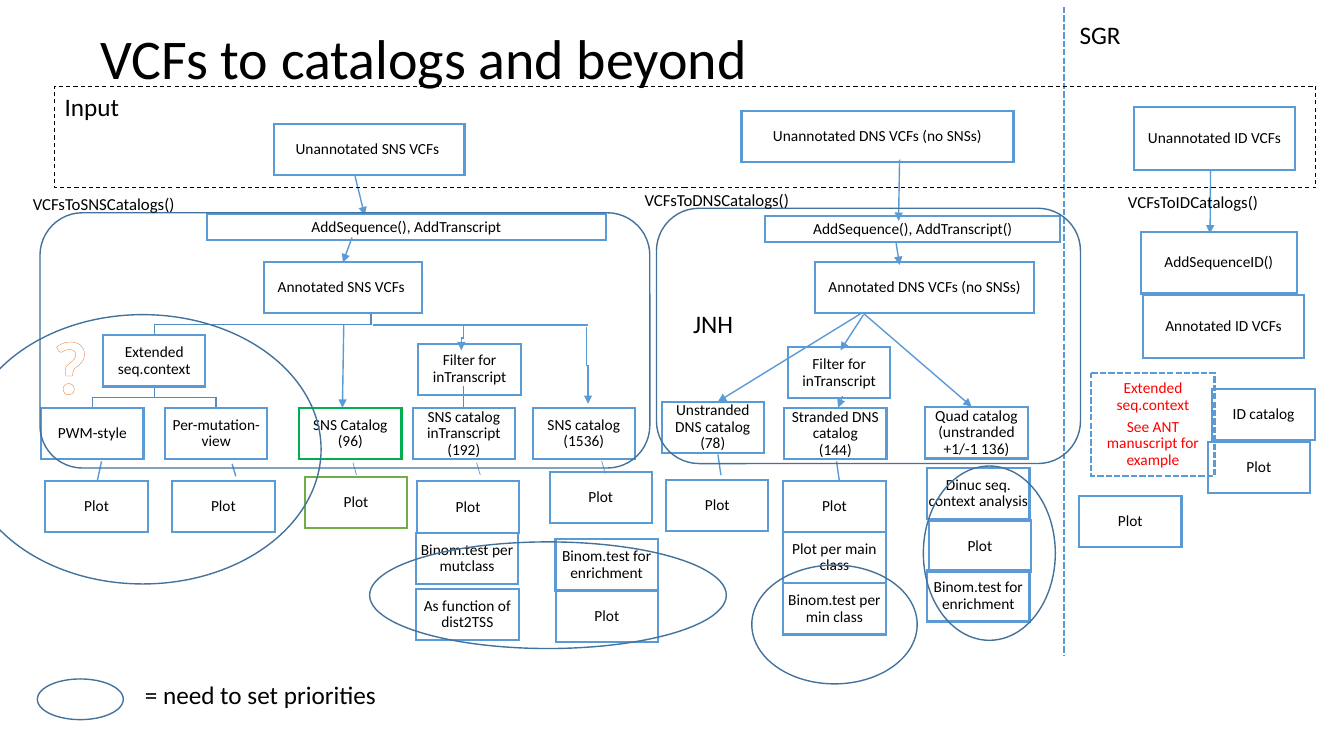
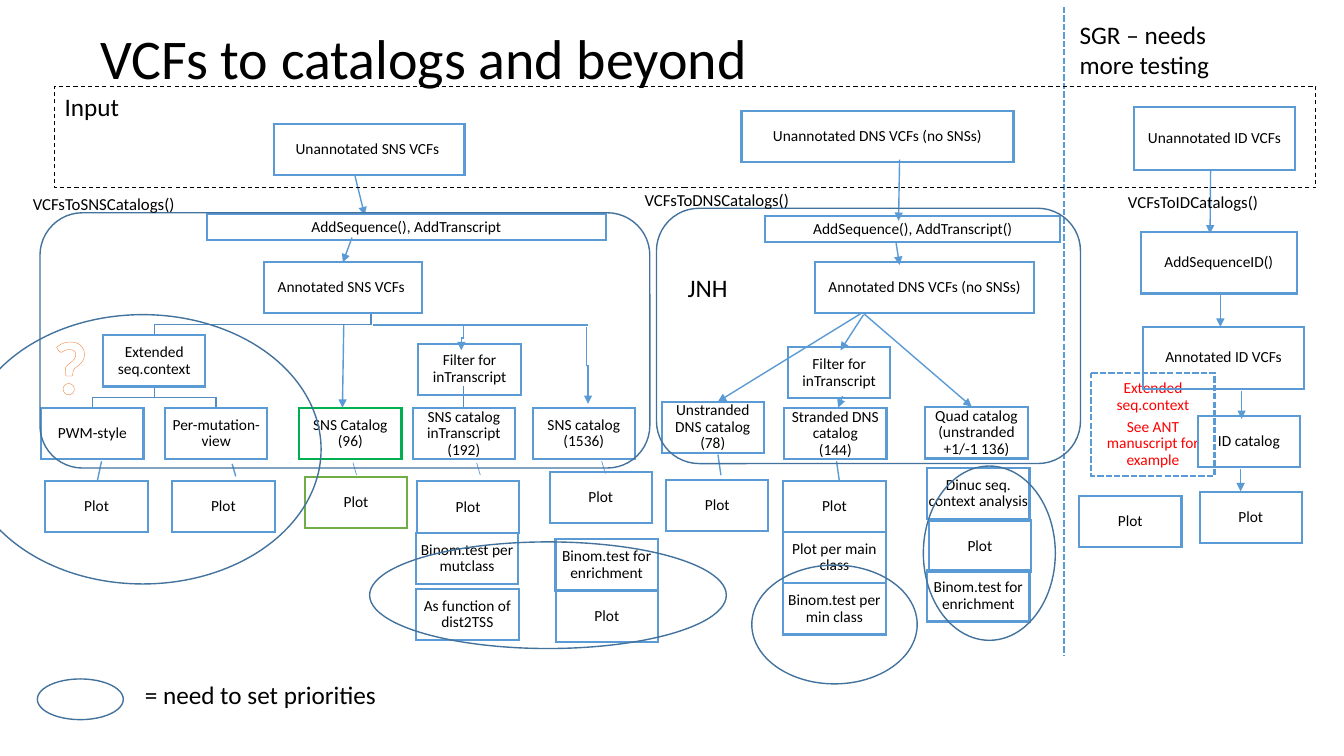
Before and after one commit to steverozen/ICAMS, a slide deck: slide 3 of data-raw/ICAMS-overview.pptx (slide 4 before the commit). Drawn at 1344x756 pixels with LibreOffice and Linux fonts; fonts in the diff are those of the drawing. Boxes give left, top, right and bottom in pixels: in the first picture for what was removed or moved away, otherwise in the second. Text is boxed around its words. In the diff, an @@ line names an element or a change of style, - is before the commit and + after.

```diff
--- a/data-raw/ICAMS-overview.pptx
+++ b/data-raw/ICAMS-overview.pptx
@@ text at box(1080, 26, 1209, 79): text changed @@
-SGR
+SGR – needs more testing
@@ text "JNH": place and size @@
-text "JNH" at box(693, 316, 733, 333)
+text "JNH" at box(688, 280, 728, 297)
@@ arrow added from (1221, 294) to (1221, 327), #5B9BD5 1 pt @@
@@ freeform shape "Annotated ID VCFs": place and size @@
-freeform shape "Annotated ID VCFs" at box(1143, 295, 1304, 358)
+freeform shape "Annotated ID VCFs" at box(1143, 327, 1304, 389)
@@ freeform shape "ID catalog": place and size @@
-freeform shape "ID catalog" at box(1213, 389, 1316, 441)
+freeform shape "ID catalog" at box(1198, 416, 1301, 468)
@@ arrow added from (1242, 391) to (1242, 419), #5B9BD5 1 pt @@
@@ arrow added from (1241, 469) to (1241, 491), #5B9BD5 1 pt @@
@@ freeform shape "Plot": place and size @@
-freeform shape "Plot" at box(1208, 443, 1311, 494)
+freeform shape "Plot" at box(1200, 492, 1303, 543)
```
Also in this commit, not shown: 2 other slides changed, 1 slide added, 2 other files.
